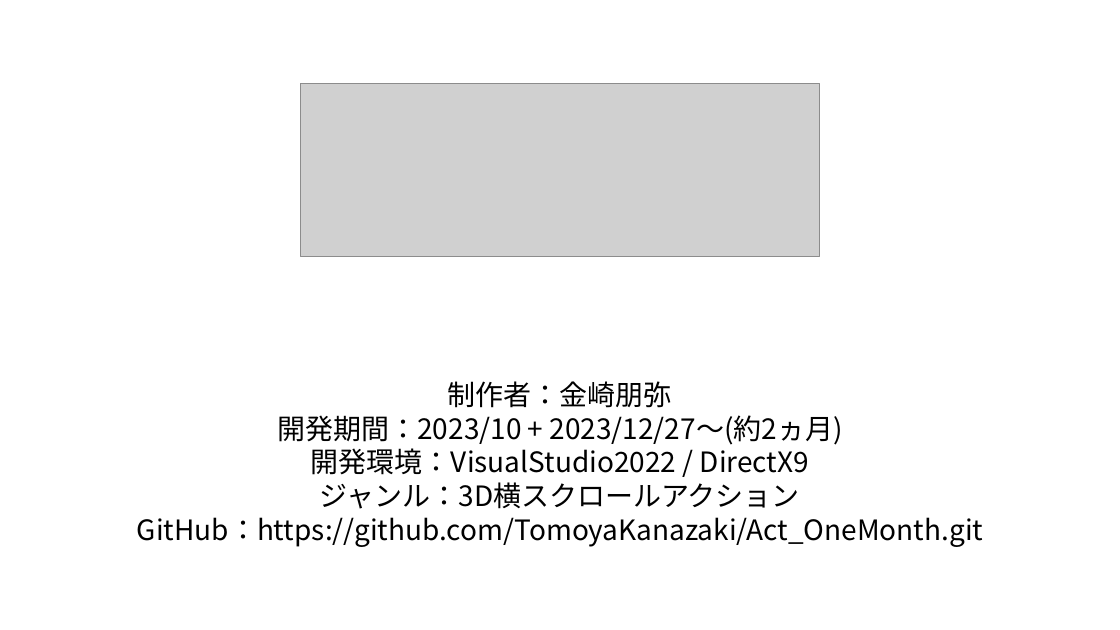
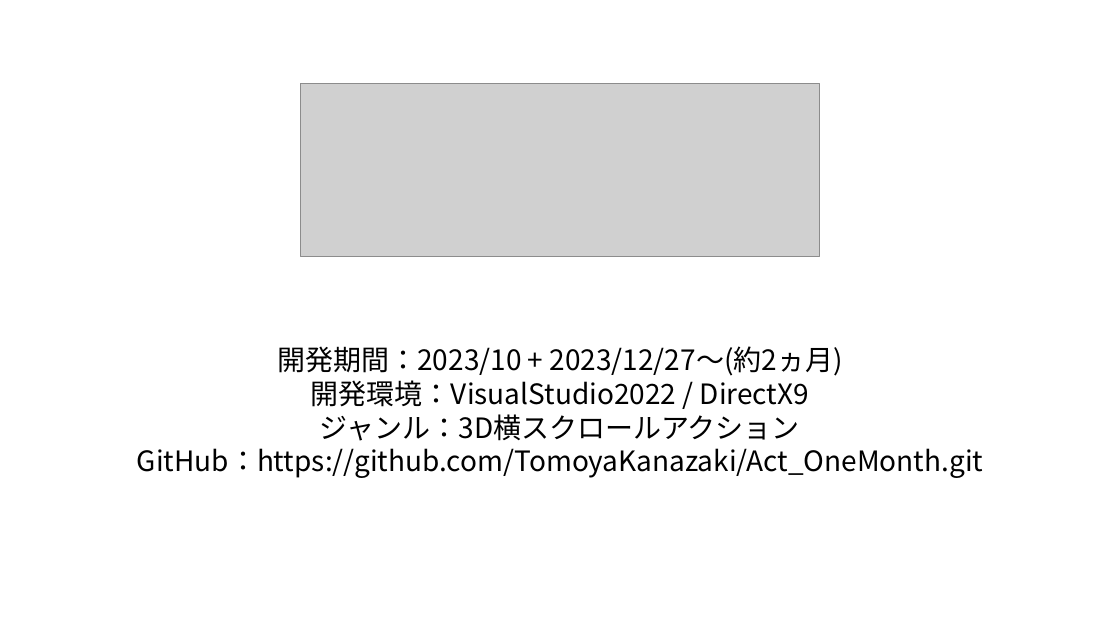
Before and after one commit to TomoyaKanazaki/Act_OneMonth, a slide deck: slide 1 of 企画系資料/面接用パワポ.pptx. Drawn at 1120x630 pixels with LibreOffice and Linux fonts; fonts in the diff are those of the drawing; grey boxes stand for pictures. Boxes give left, top, right and bottom in pixels: in the first picture for what was removed or moved away, otherwise in the second. Text is boxed around its words. In the diff, an @@ line names an element or a change of style, - is before the commit and + after.

```diff
--- a/企画系資料/面接用パワポ.pptx
+++ b/企画系資料/面接用パワポ.pptx
@@ text "開発期間：2023/10 + 2023/12/27～(約2ヵ月)": place and size @@
-text "開発期間：2023/10 + 2023/12/27～(約2ヵ月)" at (137,381,984,547)
+text "開発期間：2023/10 + 2023/12/27～(約2ヵ月)" at (137,346,984,478)
@@ text at (448,381,672,408): paragraph removed @@
-制作者：金崎朋弥
```
Also in this commit, not shown: 2 other slides changed.
